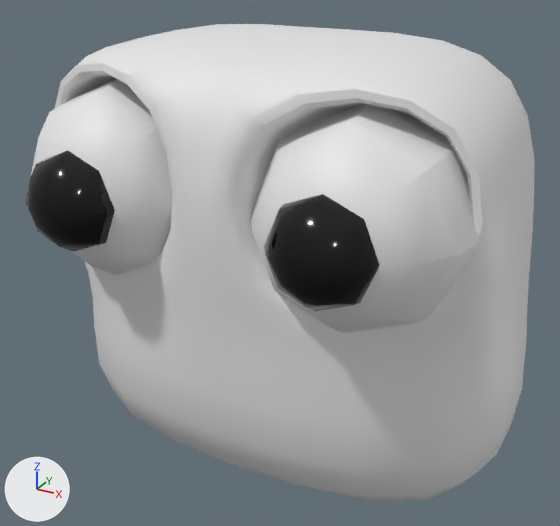
A saved change to the FBX model Assets/Agents/Agent.fbx.
The view is the same before and after, from a 50 mm lens placed at (0.00723, -0.01564, 0.00683), pointed at (-0.00058, -0.00144, -0.00026). The lights are fixed; the arrows at lower left show +X, +Y and +Z. Where no turn or scale is listed for an object, it has been applied to the vertices.

In view in the first picture: 'Body.001', 'EyeLeft', 'EyeRight', 'Pupil', 'Pupil.1'.
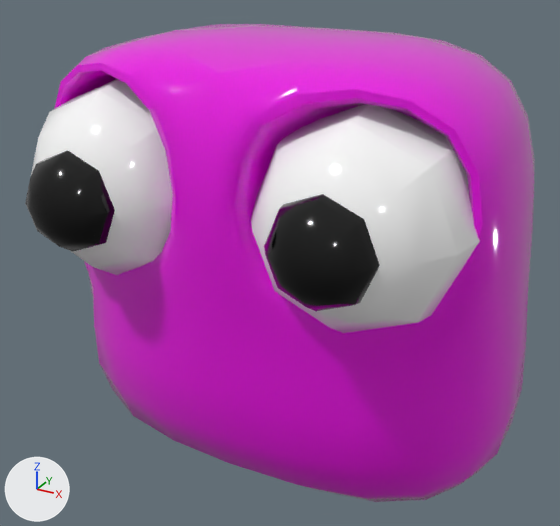
Changed parts and their boxes (x1, y1, x2, y2) in the pictures (560 x 526 px):
```json
{"object": "Body.001", "change": "recoloured", "before": [54, 24, 534, 502], "after": [54, 24, 534, 502], "on screen": "white to pink"}
{"object": "EyeRight", "change": "recoloured", "before": [251, 104, 480, 333], "after": [251, 104, 480, 333]}
{"object": "EyeLeft", "change": "recoloured", "before": [31, 79, 172, 275], "after": [31, 79, 172, 275]}
```

Scene script edits in JSON lines:
```json
{"op": "add", "block": "mat_body", "code": ["mat_body = principled_material('Body')", "mat_body.base_color = (0.844, 0.0, 0.756)  # pink #ed00e1", "mat_body.roughness = 0.106"]}
{"op": "add", "block": "mat_eyeball", "code": ["mat_eyeball = principled_material('Eyeball')", "mat_eyeball.base_color = (1.0, 1.0, 1.0)  # white #ffffff", "mat_eyeball.roughness = 0.106"]}
{"block": "me_mesh__352100352", "where": "me_mesh__352100352.from_pydata(...)  # 58 vertices, 64 faces; spans x -0.002..0.002, y -0.002..0.002, z -0.002..0.002"}
{"op": "add", "block": "me_mesh__352100352", "code": "me_mesh__352100352.materials.append(mat_eyeball)  # white #ffffff"}
{"block": "me_mesh__367995392", "where": "me_mesh__367995392.from_pydata(...)  # 514 vertices, 512 faces; spans x -0.00493..0.00493, y -0.00536..0.00454, z -0.00484..0.0049"}
{"op": "add", "block": "me_mesh__367995392", "code": "me_mesh__367995392.materials.append(mat_body)  # pink #ed00e1"}
{"block": "me_mesh__350982144", "where": "me_mesh__350982144.from_pydata(...)  # 58 vertices, 64 faces; spans x -0.002..0.002, y -0.002..0.002, z -0.002..0.002"}
{"op": "add", "block": "me_mesh__350982144", "code": "me_mesh__350982144.materials.append(mat_eyeball)  # white #ffffff"}
```
